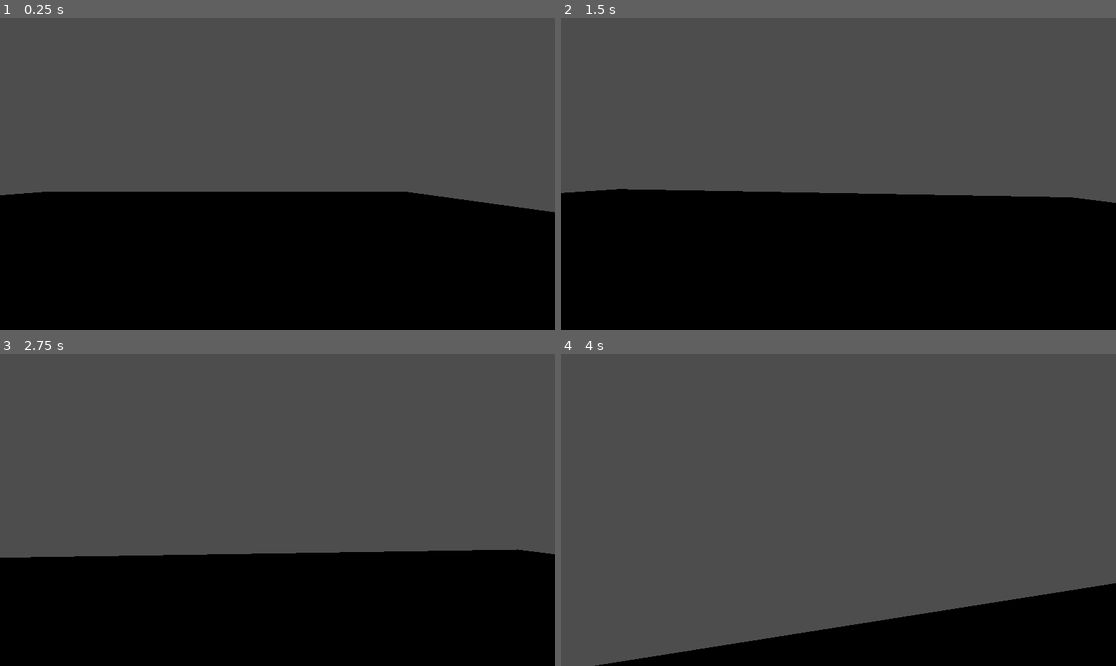
Above: before the commit, frames 1-4 (two rows, left to right).
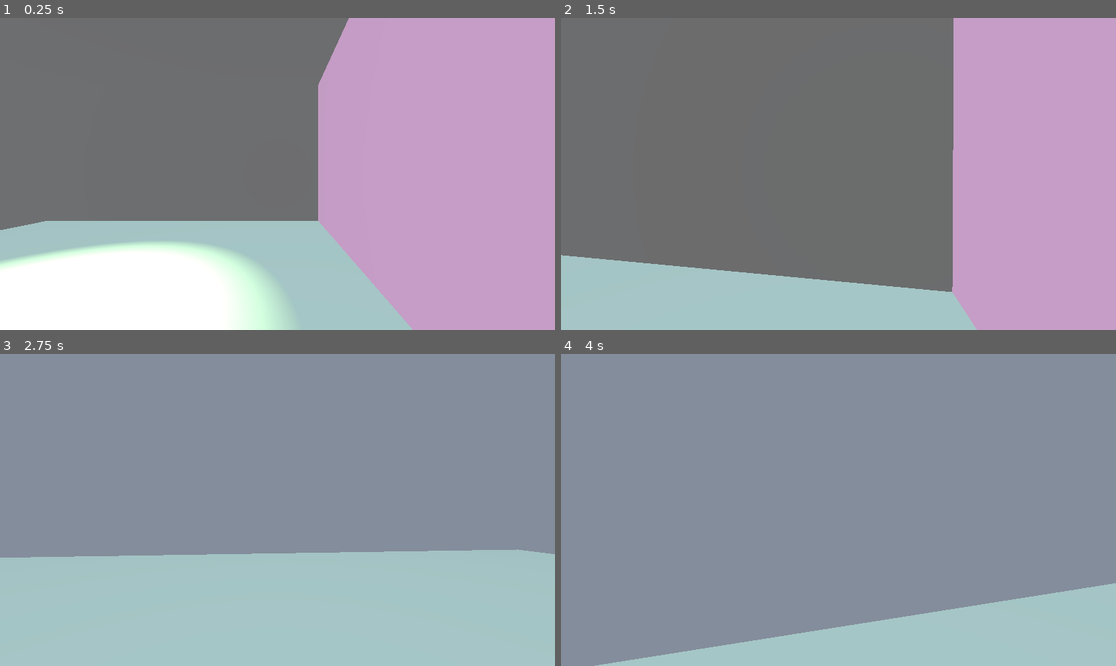
Above: after the commit, the same moments.

Repository: SimonKyselica/still-human
Game: Godot game, scene res://Main.tscn
Two runs of this game, one before a commit and one after it. Both use one fixed random seed, a clock stepped at 60 frames per second and the inputs below.
Inputs (mouse positions are in pixels of both pictures, inside the frame that each line leads up to):
- Up to frame 1 (0.25 s): no input
- Up to frame 2 (1.5 s): move the mouse to (866, 174) at 0.52 s; hold W (move_forward) from 0.53 s (still down); move the mouse to (810, 174) at 1.27 s
- Up to frame 3 (2.75 s): keep holding W (move_forward); move the mouse to (288, 503) at 2.02 s
- Up to frame 4 (4 s): keep holding W (move_forward); move the mouse to (832, 516) at 2.77 s; move the mouse to (877, 513) at 3.52 s

The runs differ from the first frame. In frame 1, 100% of the frame differs, in the area x 0-100%, y 0-100%; in frame 2, 100%; in frame 3, 100%; in frame 4, 100%.

Commit message:
Interaction system almost done + blockout of the room

Diff:
--- /dev/null
+++ b/Interactibles/Bed/Bed.tscn
@@ -0,0 +1,16 @@
+[gd_scene format=3 uid="uid://qgdt0i15jqci"]
+
+[ext_resource type="PackedScene" uid="uid://clxbdd7sr2eol" path="res://Assets/bed.glb" id="1_k4tn8"]
+[ext_resource type="Script" uid="uid://c7xwh0xo67eum" path="res://Interactibles/Bed/bed.gd" id="2_1hf8k"]
+
+[sub_resource type="BoxShape3D" id="BoxShape3D_u8lrn"]
+size = Vector3(1, 1, 2.5584717)
+
+[node name="bed" unique_id=678918744 instance=ExtResource("1_k4tn8")]
+
+[node name="StaticBody3D" type="StaticBody3D" parent="." index="1" unique_id=1631838488]
+script = ExtResource("2_1hf8k")
+
+[node name="CollisionShape3D" type="CollisionShape3D" parent="StaticBody3D" index="0" unique_id=1017455544]
+transform = Transform3D(1, 0, 0, 0, 1, 0, 0, 0, 1, 0, 0, 0.035095215)
+shape = SubResource("BoxShape3D_u8lrn")
--- /dev/null
+++ b/Interactibles/Bed/bed.gd
@@ -0,0 +1,16 @@
+## Example: the door from the end of Path A ("Prebudenie"). Starts disabled
+## since the door doesn't exist in the room until Day 3.
+class_name Bed
+extends Interactable
+
+@export var target_scene: String = ""
+
+func _ready() -> void:
+	prompt_text = "Go To Bed"
+	enabled = true
+
+func interact(player: Node) -> void:
+	super.interact(player)
+	print("Interacted with bed")
+	if target_scene != "":
+		get_tree().change_scene_to_file(target_scene)
--- a/Main.tscn
+++ b/Main.tscn
@@ -1,13 +1,70 @@
 [gd_scene format=3 uid="uid://b8dgp3diks1tw"]
 
+[ext_resource type="Script" uid="uid://bw3yxqwyfj1e2" path="res://game_man.gd" id="1_cm0pq"]
 [ext_resource type="PackedScene" uid="uid://8ltr7e0apt5i" path="res://Player/Player.tscn" id="1_glv2v"]
+[ext_resource type="PackedScene" uid="uid://qgdt0i15jqci" path="res://Interactibles/Bed/Bed.tscn" id="4_cm0pq"]
+[ext_resource type="PackedScene" uid="uid://c8tgtaf44igvf" path="res://UI/Hud.tscn" id="4_fos0i"]
+
+[sub_resource type="StandardMaterial3D" id="StandardMaterial3D_r0du0"]
+albedo_color = Color(0.8352941, 1, 1, 1)
+
+[sub_resource type="StandardMaterial3D" id="StandardMaterial3D_uu6xs"]
+albedo_color = Color(1, 0.7921569, 1, 1)
+
+[sub_resource type="Environment" id="Environment_u8lrn"]
+background_energy_multiplier = 7.8
+ambient_light_color = Color(0.7647146, 0.8002287, 0.5293078, 1)
+ambient_light_energy = 6.3
+fog_enabled = true
 
 [node name="Main" type="Node3D" unique_id=1657249273]
+script = ExtResource("1_cm0pq")
 
 [node name="CSGBox3D" type="CSGBox3D" parent="." unique_id=1590479289]
 transform = Transform3D(1, 0, 0, 0, 1, 0, 0, 0, 1, -5, 0, -5)
 use_collision = true
 size = Vector3(35, 1, 29)
+material = SubResource("StandardMaterial3D_r0du0")
 
 [node name="Player" parent="." unique_id=2097612105 instance=ExtResource("1_glv2v")]
 transform = Transform3D(1, 0, 0, 0, 1, 0, 0, 0, 1, 0, 2, 0)
+
+[node name="Room" type="Node" parent="." unique_id=788417326]
+
+[node name="CSGBox3D" type="CSGBox3D" parent="Room" unique_id=1381097828]
+transform = Transform3D(1, 0, 0, 0, 1, 0, 0, 0, 1, -4, 3, 3)
+size = Vector3(13, 5, 1)
+
+[node name="CSGBox3D2" type="CSGBox3D" parent="Room" unique_id=1581061549]
+transform = Transform3D(1, 0, 0, 0, 1, 0, 0, 0, 1, -4, 3, -8)
+size = Vector3(13, 5, 1)
+
+[node name="CSGBox3D3" type="CSGBox3D" parent="Room" unique_id=1553640788]
+transform = Transform3D(-4.371139e-08, 0, 1, 0, 1, 0, -1, 0, -4.371139e-08, -9, 3, -3)
+size = Vector3(13, 5, 1)
+
+[node name="CSGBox3D4" type="CSGBox3D" parent="Room" unique_id=1392032855]
+transform = Transform3D(-4.371139e-08, 0, 1, 0, 1, 0, -1, 0, -4.371139e-08, 2, 3, -3)
+size = Vector3(13, 5, 1)
+material = SubResource("StandardMaterial3D_uu6xs")
+
+[node name="CSGBox3D5" type="CSGBox3D" parent="Room" unique_id=813115197]
+transform = Transform3D(1.9106855e-15, -1, -4.371139e-08, -4.371139e-08, -4.371139e-08, 1, -1, 0, -4.371139e-08, -3.5, 6, -3)
+size = Vector3(13, 14, 1)
+
+[node name="SpotLight3D" type="SpotLight3D" parent="Room" unique_id=1905033424]
+transform = Transform3D(1, 0, 0, 0, -4.371139e-08, 1, 0, -1, -4.371139e-08, -3, 5, -2)
+light_color = Color(1, 1, 0.52156866, 1)
+light_energy = 14.465
+light_indirect_energy = 7.653
+light_size = 0.574
+shadow_enabled = true
+spot_range = 5.627
+
+[node name="WorldEnvironment" type="WorldEnvironment" parent="." unique_id=191382895]
+environment = SubResource("Environment_u8lrn")
+
+[node name="HUD" parent="." unique_id=1552023239 instance=ExtResource("4_fos0i")]
+
+[node name="bed" parent="." unique_id=678918744 instance=ExtResource("4_cm0pq")]
+transform = Transform3D(1, 0, 0, 0, 1, 0, 0, 0, 1, -5.1011376, 0.8012897, -0.6814828)
--- /dev/null
+++ b/UI/Hud.tscn
@@ -0,0 +1,21 @@
+[gd_scene format=3 uid="uid://c8tgtaf44igvf"]
+
+[ext_resource type="Script" uid="uid://bqoncd8qtlqt2" path="res://UI/interaction_prompt_ui.gd" id="1_36717"]
+
+[node name="HUD" type="CanvasLayer" unique_id=1552023239]
+
+[node name="PromptLabel" type="Label" parent="." unique_id=1203779450]
+anchors_preset = -1
+anchor_left = 0.397
+anchor_top = 0.48200002
+anchor_right = 0.60300004
+anchor_bottom = 0.518
+offset_left = -0.34402466
+offset_top = 0.16397095
+offset_right = 0.3439331
+offset_bottom = -0.16400146
+grow_horizontal = 2
+grow_vertical = 2
+horizontal_alignment = 1
+vertical_alignment = 1
+script = ExtResource("1_36717")
--- /dev/null
+++ b/UI/interaction_prompt_ui.gd
@@ -0,0 +1,11 @@
+extends Label
+
+func _ready() -> void:
+	visible = false
+
+func _on_target_changed(interactable: Interactable) -> void:
+	if interactable:
+		text = interactable.get_prompt_text()
+		visible = true
+	else:
+		visible = false
--- /dev/null
+++ b/game_man.gd
@@ -0,0 +1,6 @@
+extends Node3D
+
+func _ready() -> void:
+	var interaction_component = $Player/Head/Camera3D/InteractionComponent
+	var prompt_label = $HUD/PromptLabel
+	interaction_component.target_changed.connect(prompt_label._on_target_changed)
Not shown, added: Assets/bed.glb.import
Binary file added: Assets/bed_texture bed2.png
Not shown, added: Assets/bed_texture bed2.png.import
Not shown, added: Interactibles/Bed/bed.gd.uid
Not shown, added: UI/interaction_prompt_ui.gd.uid
Not shown, added: game_man.gd.uid
